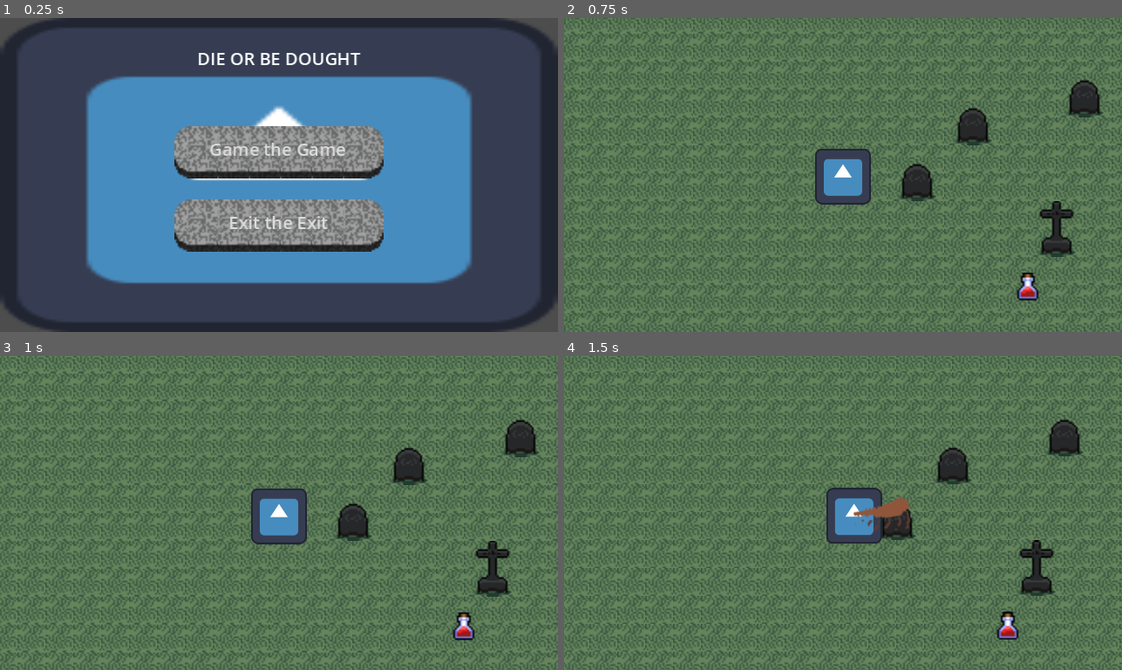
Above: before the commit, frames 1-4 (two rows, left to right).
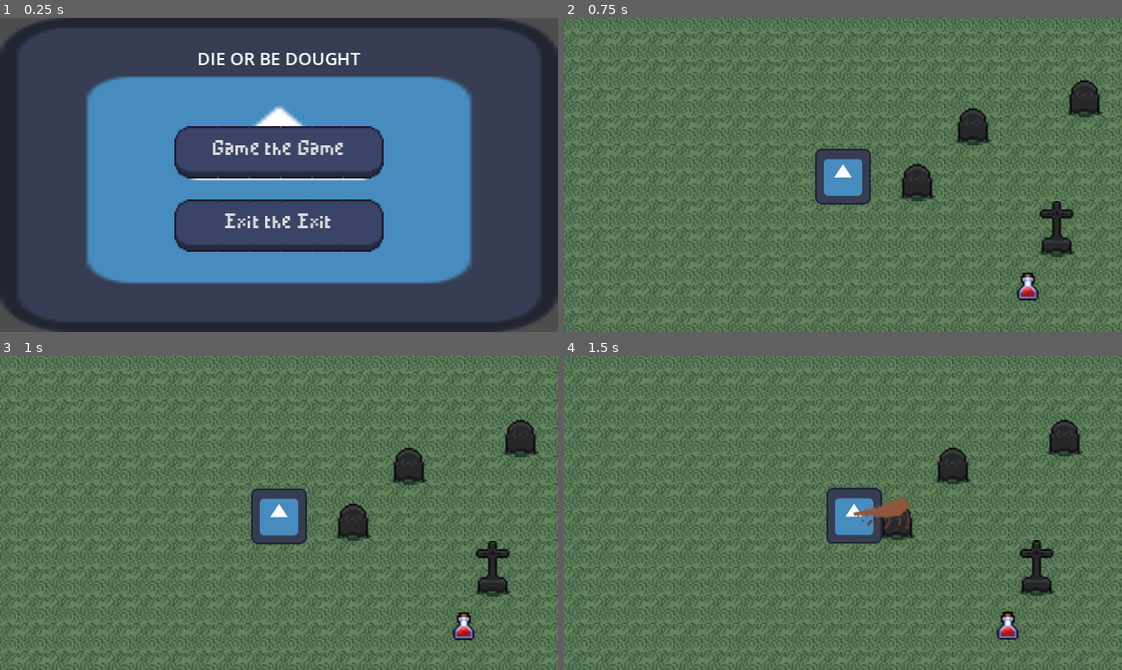
Above: after the commit, the same moments.

Repository: KxUgh/48h-game-jam-game
Game: Godot game, scene res://scenes/main_menu.tscn
The game is run twice, just before and just after one commit, with the same random seed, the same clock (stepped at 60 frames per second) and the same inputs. The engine's default icon, where the game draws it, is replaced by a stand-in: a white triangle on a blue panel in a dark square.
Inputs (mouse positions are in pixels of both pictures, inside the frame that each line leads up to):
- Up to frame 1 (0.25 s): no input
- Up to frame 2 (0.75 s): click "Game the Game" at 0.5 s
- Up to frame 3 (1 s): no input
- Up to frame 4 (1.5 s): move the mouse to (965, 497) at 1.27 s; hold D (right) from 1.28 s (still down); click (965, 497) at 1.35 s

The runs differ from the first frame. In frame 1, 11% of the frame differs, in the area x 31-69%, y 34-74%; in frame 2, nothing differs; in frame 3, nothing differs; in frame 4, nothing differs.

Commit message:
Change button theme

Diff:
--- a/assets/theme.tres
+++ b/assets/theme.tres
@@ -1,5 +1,6 @@
-[gd_resource type="Theme" load_steps=7 format=3 uid="uid://btae84e240kr"]
+[gd_resource type="Theme" load_steps=8 format=3 uid="uid://btae84e240kr"]
 
+[ext_resource type="FontFile" uid="uid://dyttyifsuc25x" path="res://assets/MinimalPixel v2.ttf" id="1_1dxml"]
 [ext_resource type="Texture2D" uid="uid://cre26lhu61w2f" path="res://assets/button.png" id="1_v4dkn"]
 [ext_resource type="Texture2D" uid="uid://bdno5by44xgen" path="res://assets/button_pressed.png" id="2_pqc3d"]
 
@@ -49,6 +50,7 @@
 Button/colors/font_hover_color = Color(1, 1, 1, 1)
 Button/colors/font_pressed_color = Color(1, 1, 1, 1)
 Button/font_sizes/font_size = 5
+Button/fonts/font = ExtResource("1_1dxml")
 Button/styles/focus = SubResource("StyleBoxEmpty_88muj")
 Button/styles/hover = SubResource("StyleBoxTexture_67m2n")
 Button/styles/normal = SubResource("StyleBoxTexture_itwls")
Binary file added: assets/MinimalPixel v2.ttf
Not shown, added: assets/MinimalPixel v2.ttf.import
Binary file changed: assets/button.png
Binary file changed: assets/button_pressed.png
